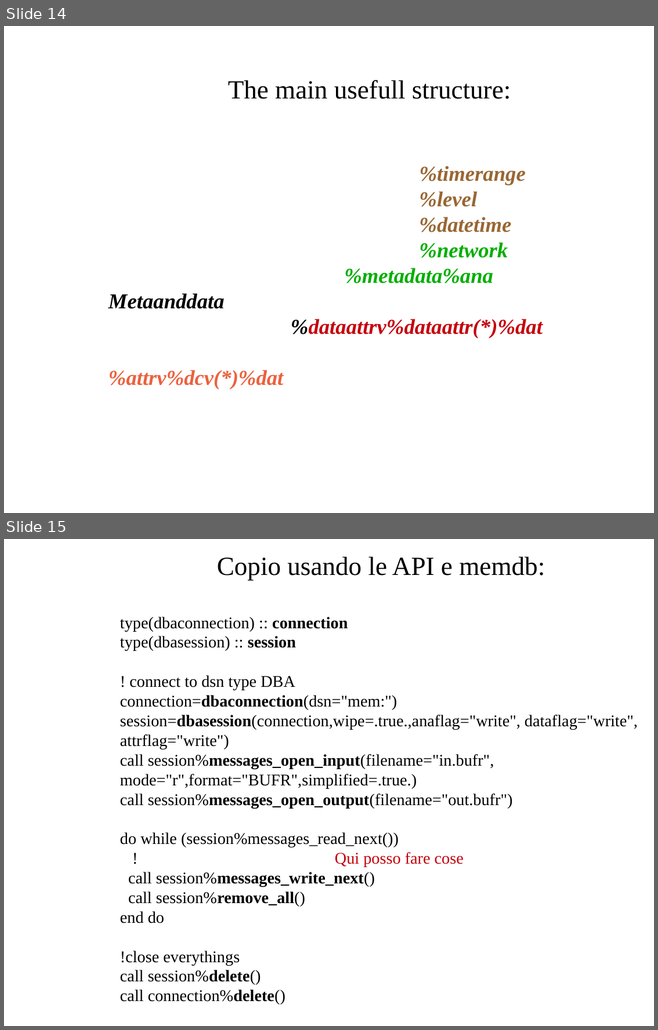
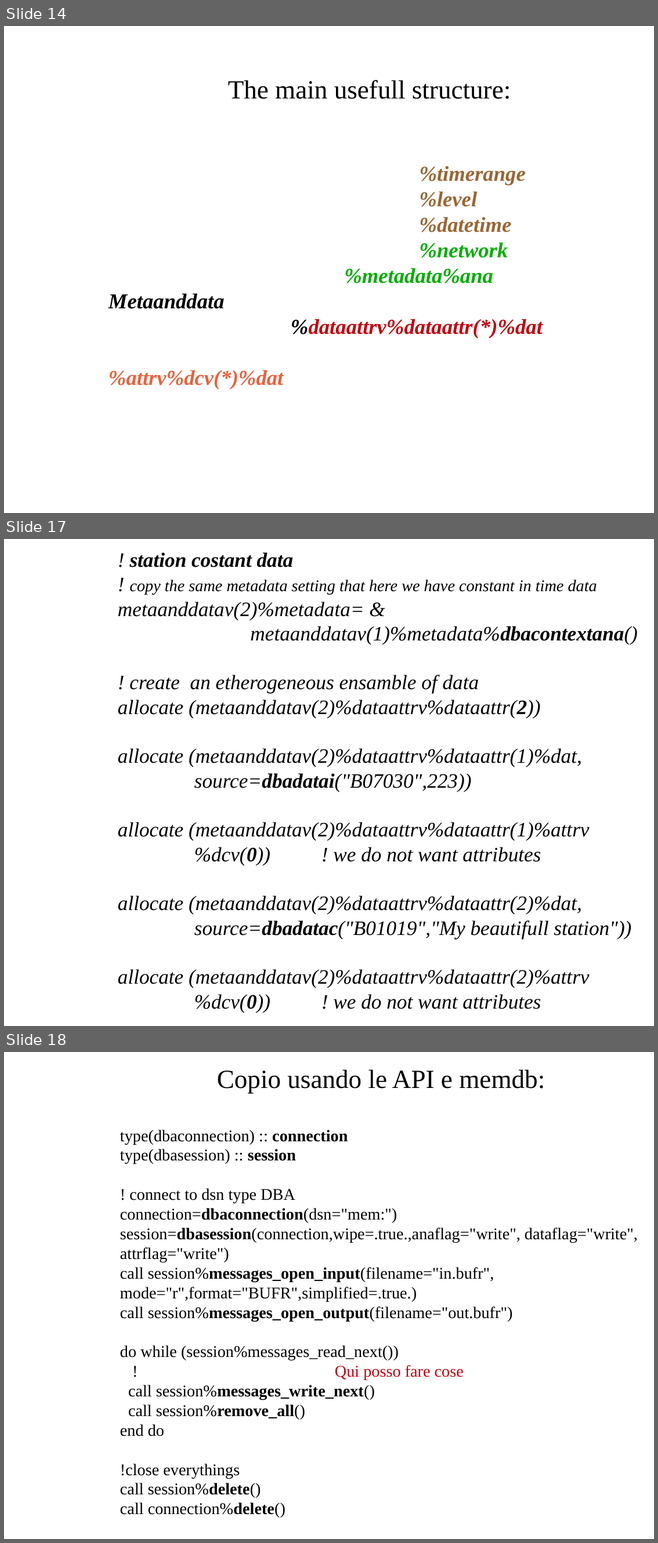
Before and after one commit to ARPA-SIMC/libsim, a slide deck: doc/API_DB-All.e_Fortran2003.odp. Shown one above the other, each under a label of ours: slides 14 and 15 before the commit, slides 14, 17 and 18 after it; the slides between them are not shown. The pictures are 658x1030 and 658x1543 pixels, drawn with LibreOffice and Linux fonts; fonts in the diff are those of the drawing; background and template pictures are left out. Boxes give left, top, right and bottom in pixels: in the first picture for what was removed or moved away, otherwise in the second. Text is boxed around its words. In the diff, an @@ line names an element or a change of style, - is before the commit and + after.

```diff
--- a/doc/API_DB-All.e_Fortran2003.odp
+++ b/doc/API_DB-All.e_Fortran2003.odp
@@ slide 17 added at (4,539,654,1026), background picture (left out) @@
@@ subtitle added at (118,552,637,1013), 25 pt, text #000000, italic @@
+! station costant data
+! copy the same metadata setting that here we have constant in time data
+metaanddatav(2)%metadata= &
+metaanddatav(1)%metadata%dbacontextana()
+! create an etherogeneous ensamble of data
+allocate (metaanddatav(2)%dataattrv%dataattr(2))
+allocate (metaanddatav(2)%dataattrv%dataattr(1)%dat,
+source=dbadatai("B07030",223))
+allocate (metaanddatav(2)%dataattrv%dataattr(1)%attrv
+%dcv(0)) ! we do not want attributes
+allocate (metaanddatav(2)%dataattrv%dataattr(2)%dat,
+source=dbadatac("B01019","My beautifull station"))
+allocate (metaanddatav(2)%dataattrv%dataattr(2)%attrv
+%dcv(0)) ! we do not want attributes
@@ what was slide 15 is now slide 18 @@
```
Also in this commit, not shown: 4 slides changed, 4 other slides added.
